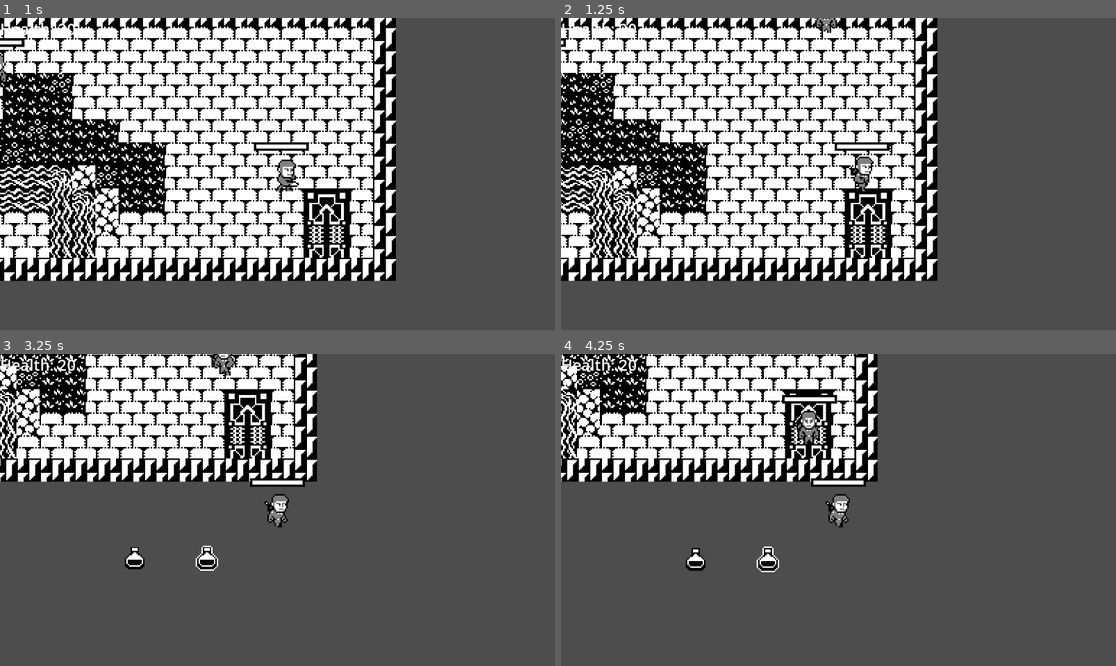
Above: before the commit, frames 1-4 (two rows, left to right).
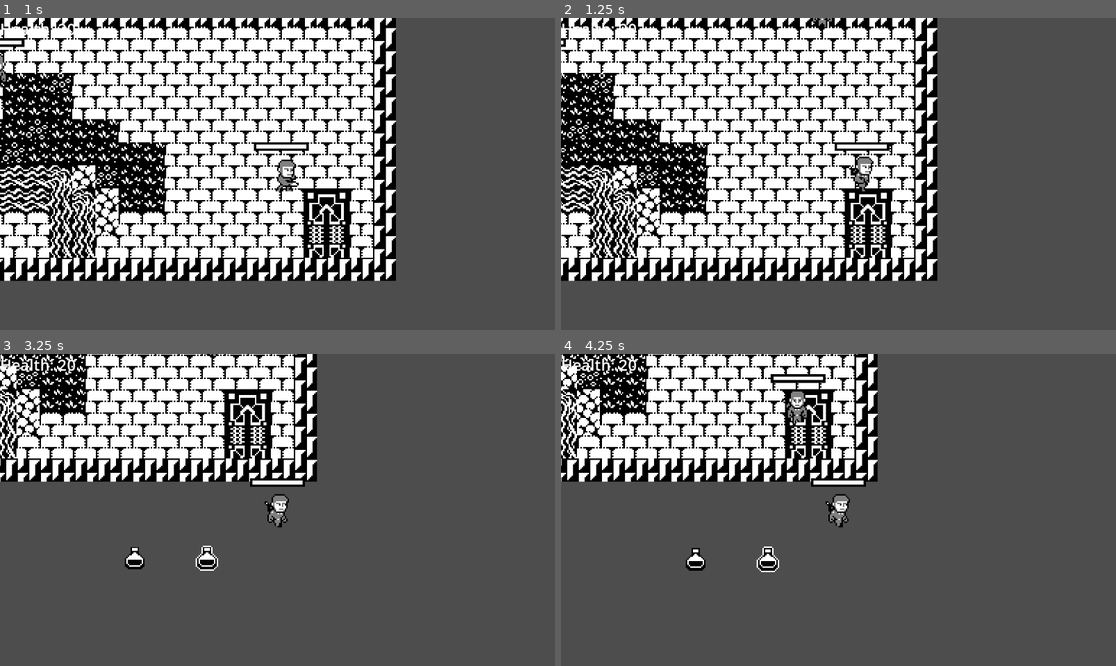
Above: after the commit, the same moments.

Repository: Lunoro/questpresso-2025
Game: Godot game, scene res://Scenes/Scene-1.tscn
Same seed, same stepped clock (60 frames per second), same inputs: the game is played once before the commit and once after it.
Inputs (mouse positions are in pixels of both pictures, inside the frame that each line leads up to):
- Up to frame 1 (1 s): tap Enter (ui_accept) at 0.5, 0.77 s; move the mouse to (399, 158) at 0.52 s; hold D (right) from 0.53 s (still down); click (399, 158) at 0.6 s
- Up to frame 2 (1.25 s): keep holding D (right)
- Up to frame 3 (3.25 s): move the mouse to (166, 525) at 1.27 s; release D (right) at 1.28 s; hold S (down) 1.28-2.03 s; click (166, 525) at 1.35 s; tap Enter (ui_accept) at 1.52, 3.02 s; move the mouse to (333, 441) at 2.02 s; hold D (right) 2.03-2.78 s; tap E (interact) at 2.1 s; click (333, 441) at 2.3 s; move the mouse to (249, 572) at 2.77 s; hold W (up) from 2.78 s (still down); click (249, 572) at 2.85 s
- Up to frame 4 (4.25 s): move the mouse to (1005, 556) at 3.52 s; release W (up) at 3.53 s; hold A (left) from 3.53 s (still down); click (1005, 556) at 3.6 s; tap Enter (ui_accept) at 3.77 s

Frame 1 is identical in both runs. In frame 2, 0.1% of the frame differs, in the area x 45-50%, y 0-5%; in frame 3, 0.2%; in frame 4, 0.9%, in the area x 37-50%, y 6-29%.

Commit message:
ich sehe langsam nicht mehr durch. Hab Boss leicht angepasst, so dass es mit meinem vorherigen commit funktioniert

Diff:
--- a/Entities/Boss/boss.gd
+++ b/Entities/Boss/boss.gd
@@ -19,6 +19,7 @@
 	armor = 1
 	attack_cooldown_node = $attack_cooldown
 	AnimatedSprite = $AnimatedSprite2D
+	collision_shape_diameter = 35
 
 	await $AnimatedSprite2D.animation_finished
 	fight()
@@ -36,6 +37,9 @@
 		shuriken_circle_attack()
 		#attack(0, 0, 0)
 		#summon_enemy_attack()
+	if collide:
+		for i in in_collision_area:
+			no_clipping_collisionShape2D(i, self, true)
 
 func fight():
 	if ((health / max_health) < 0.5):
@@ -136,3 +140,16 @@
 
 func _on_entrance_timeout() -> void:
 	spawn()
+
+func _on_boss_marker_area_entered(area: Area2D) -> void:
+	if  (area.name.contains("enemy_marker") || area.name.contains("player_marker") ) && in_collision_area.find(area.get_parent()) == -1: # && area.get_parent().name == "enemy":
+		#print("Nun ist es also soweit..." + str(area.get_parent()) + "    sagte: " + str(self))
+		in_collision_area.append(area.get_parent())
+		#no_clipping_collisionShape2D(area.get_parent(), self )
+		collide = true
+
+func _on_boss_marker_area_exited(area: Area2D) -> void:
+	if (area.name.contains("enemy_marker") || area.name.contains("player_marker") ) && in_collision_area.find(area.get_parent()) != -1:
+		in_collision_area.erase(area.get_parent())
+	if in_collision_area.is_empty():
+		collide = false
--- a/Entities/Boss/boss.tscn
+++ b/Entities/Boss/boss.tscn
@@ -246,85 +246,85 @@
 "speed": 5.0
 }]
 
+[sub_resource type="CapsuleShape2D" id="CapsuleShape2D_y4shp"]
+radius = 11.998522
+height = 43.994576
+
+[sub_resource type="ShaderMaterial" id="ShaderMaterial_nkxek"]
+shader = ExtResource("2_ssfxk")
+
+[sub_resource type="AtlasTexture" id="AtlasTexture_7tu1h"]
+atlas = ExtResource("1_kofeu")
+region = Rect2(145, 231, 62, 38)
+
+[sub_resource type="AtlasTexture" id="AtlasTexture_tqm4t"]
+atlas = ExtResource("1_kofeu")
+region = Rect2(207, 231, 62, 38)
+
+[sub_resource type="AtlasTexture" id="AtlasTexture_su617"]
+atlas = ExtResource("1_kofeu")
+region = Rect2(269, 231, 62, 38)
+
+[sub_resource type="AtlasTexture" id="AtlasTexture_d5f6e"]
+atlas = ExtResource("1_kofeu")
+region = Rect2(21, 79, 62, 38)
+
+[sub_resource type="AtlasTexture" id="AtlasTexture_hxl2v"]
+atlas = ExtResource("1_kofeu")
+region = Rect2(83, 79, 62, 38)
+
+[sub_resource type="AtlasTexture" id="AtlasTexture_c5clk"]
+atlas = ExtResource("1_kofeu")
+region = Rect2(145, 79, 62, 38)
+
+[sub_resource type="AtlasTexture" id="AtlasTexture_xlvvx"]
+atlas = ExtResource("1_kofeu")
+region = Rect2(207, 79, 62, 38)
+
+[sub_resource type="AtlasTexture" id="AtlasTexture_hsh2v"]
+atlas = ExtResource("1_kofeu")
+region = Rect2(269, 79, 62, 38)
+
+[sub_resource type="SpriteFrames" id="SpriteFrames_7tu1h"]
+animations = [{
+"frames": [{
+"duration": 1.0,
+"texture": SubResource("AtlasTexture_7tu1h")
+}, {
+"duration": 1.0,
+"texture": SubResource("AtlasTexture_tqm4t")
+}, {
+"duration": 1.0,
+"texture": SubResource("AtlasTexture_su617")
+}],
+"loop": false,
+"name": &"default",
+"speed": 5.0
+}, {
+"frames": [{
+"duration": 1.0,
+"texture": SubResource("AtlasTexture_d5f6e")
+}, {
+"duration": 1.0,
+"texture": SubResource("AtlasTexture_hxl2v")
+}, {
+"duration": 1.0,
+"texture": SubResource("AtlasTexture_c5clk")
+}, {
+"duration": 1.0,
+"texture": SubResource("AtlasTexture_xlvvx")
+}, {
+"duration": 1.0,
+"texture": SubResource("AtlasTexture_hsh2v")
+}],
+"loop": false,
+"name": &"summon",
+"speed": 5.0
+}]
+
 [sub_resource type="CapsuleShape2D" id="CapsuleShape2D_np8sd"]
 radius = 18.0
 height = 36.0
-
-[sub_resource type="CapsuleShape2D" id="CapsuleShape2D_y4shp"]
-radius = 11.998522
-height = 43.994576
-
-[sub_resource type="ShaderMaterial" id="ShaderMaterial_nkxek"]
-shader = ExtResource("2_ssfxk")
-
-[sub_resource type="AtlasTexture" id="AtlasTexture_7tu1h"]
-atlas = ExtResource("1_kofeu")
-region = Rect2(145, 231, 62, 38)
-
-[sub_resource type="AtlasTexture" id="AtlasTexture_tqm4t"]
-atlas = ExtResource("1_kofeu")
-region = Rect2(207, 231, 62, 38)
-
-[sub_resource type="AtlasTexture" id="AtlasTexture_su617"]
-atlas = ExtResource("1_kofeu")
-region = Rect2(269, 231, 62, 38)
-
-[sub_resource type="AtlasTexture" id="AtlasTexture_d5f6e"]
-atlas = ExtResource("1_kofeu")
-region = Rect2(21, 79, 62, 38)
-
-[sub_resource type="AtlasTexture" id="AtlasTexture_hxl2v"]
-atlas = ExtResource("1_kofeu")
-region = Rect2(83, 79, 62, 38)
-
-[sub_resource type="AtlasTexture" id="AtlasTexture_c5clk"]
-atlas = ExtResource("1_kofeu")
-region = Rect2(145, 79, 62, 38)
-
-[sub_resource type="AtlasTexture" id="AtlasTexture_xlvvx"]
-atlas = ExtResource("1_kofeu")
-region = Rect2(207, 79, 62, 38)
-
-[sub_resource type="AtlasTexture" id="AtlasTexture_hsh2v"]
-atlas = ExtResource("1_kofeu")
-region = Rect2(269, 79, 62, 38)
-
-[sub_resource type="SpriteFrames" id="SpriteFrames_7tu1h"]
-animations = [{
-"frames": [{
-"duration": 1.0,
-"texture": SubResource("AtlasTexture_7tu1h")
-}, {
-"duration": 1.0,
-"texture": SubResource("AtlasTexture_tqm4t")
-}, {
-"duration": 1.0,
-"texture": SubResource("AtlasTexture_su617")
-}],
-"loop": false,
-"name": &"default",
-"speed": 5.0
-}, {
-"frames": [{
-"duration": 1.0,
-"texture": SubResource("AtlasTexture_d5f6e")
-}, {
-"duration": 1.0,
-"texture": SubResource("AtlasTexture_hxl2v")
-}, {
-"duration": 1.0,
-"texture": SubResource("AtlasTexture_c5clk")
-}, {
-"duration": 1.0,
-"texture": SubResource("AtlasTexture_xlvvx")
-}, {
-"duration": 1.0,
-"texture": SubResource("AtlasTexture_hsh2v")
-}],
-"loop": false,
-"name": &"summon",
-"speed": 5.0
-}]
 
 [node name="Boss" type="CharacterBody2D"]
 script = ExtResource("1_y4shp")
@@ -335,10 +335,6 @@
 animation = &"none"
 autoplay = "none"
 
-[node name="CollisionShape2D" type="CollisionShape2D" parent="."]
-position = Vector2(0, -4)
-shape = SubResource("CapsuleShape2D_np8sd")
-
 [node name="Timer" type="Timer" parent="."]
 wait_time = 20.0
 autostart = true
@@ -366,7 +362,15 @@
 wait_time = 3.0
 one_shot = true
 
+[node name="boss_marker" type="Area2D" parent="."]
+
+[node name="marker" type="CollisionShape2D" parent="boss_marker"]
+position = Vector2(0, -4)
+shape = SubResource("CapsuleShape2D_np8sd")
+
 [connection signal="animation_finished" from="AnimatedSprite2D" to="." method="_on_animated_sprite_2d_animation_finished"]
 [connection signal="timeout" from="Timer" to="." method="_on_timer_timeout"]
 [connection signal="timeout" from="attack_cooldown" to="." method="_on_attack_cooldown_timeout"]
 [connection signal="timeout" from="Entrance" to="." method="_on_entrance_timeout"]
+[connection signal="area_entered" from="boss_marker" to="." method="_on_boss_marker_area_entered"]
+[connection signal="area_exited" from="boss_marker" to="." method="_on_boss_marker_area_exited"]
--- a/Entities/Boss/shuriken.tscn
+++ b/Entities/Boss/shuriken.tscn
@@ -1,7 +1,11 @@
-[gd_scene load_steps=7 format=3 uid="uid://c6jdm10dtbisf"]
+[gd_scene load_steps=9 format=3 uid="uid://c6jdm10dtbisf"]
 
 [ext_resource type="Script" uid="uid://cqmoshlvd80vs" path="res://Entities/Boss/shuriken.gd" id="1_c5bur"]
+[ext_resource type="Shader" uid="uid://ca5cscdeu88wa" path="res://Scripts/bw_shader.tres" id="2_2dfoi"]
 [ext_resource type="Texture2D" uid="uid://b7glptuyaapr2" path="res://Assets/boss/Crystal Knight.png" id="2_l0hen"]
+
+[sub_resource type="ShaderMaterial" id="ShaderMaterial_fcxuv"]
+shader = ExtResource("2_2dfoi")
 
 [sub_resource type="AtlasTexture" id="AtlasTexture_rbge0"]
 atlas = ExtResource("2_l0hen")
@@ -32,6 +36,7 @@
 script = ExtResource("1_c5bur")
 
 [node name="AnimatedSprite2D" type="AnimatedSprite2D" parent="."]
+material = SubResource("ShaderMaterial_fcxuv")
 sprite_frames = SubResource("SpriteFrames_mrsg3")
 autoplay = "default"
 frame_progress = 0.3980379
--- a/Objects/collectables.gd
+++ b/Objects/collectables.gd
@@ -30,6 +30,10 @@
 			$Timer_Haste.start(parameter[1])
 			$AnimatedSprite2D.hide()
 
+		#if type == "armor"
+		#if type == "knockback"
+		#if type == "knockback_resistance"
+
 	if type == "heal":
 		$AnimatedSprite2D.play("heal")
 	if type == "speed":
--- a/Scripts/enemy/enemy.gd
+++ b/Scripts/enemy/enemy.gd
@@ -36,10 +36,10 @@
 	find_path()
 	move_extra()
 	if global_position.distance_to(target.global_position) < 40: # if Abfrage nur um Rechenleistung zu sparen -> geht nur wenn, die Collisionshapes es überhaupt zu lassen, dass entities sich sonahe kommen
-		no_clipping_collisionShape2D(target, self)
+		no_clipping_collisionShape2D(target, self, false)
 	if collide:
 		for i in in_collision_area:
-			no_clipping_collisionShape2D(i, self )
+			no_clipping_collisionShape2D(i, self, false)
 	move_and_slide()
 
 func _on_update_path_timeout() -> void:
@@ -117,7 +117,7 @@
 
 func _on_enemy_marker_area_entered(area: Area2D) -> void:
 	if area.name.contains("enemy_marker") && in_collision_area.find(area.get_parent()) == -1: # && area.get_parent().name == "enemy":
-		print("Nun ist es also soweit..." + str(area.get_parent()) + "    sagte: " + str(self))
+		#print("Nun ist es also soweit..." + str(area.get_parent()) + "    sagte: " + str(self))
 		in_collision_area.append(area.get_parent())
 		#no_clipping_collisionShape2D(area.get_parent(), self )
 		collide = true
--- a/Scripts/entities.gd
+++ b/Scripts/entities.gd
@@ -123,14 +123,19 @@
 	is_attacking = false
 	attack_cooldown_node.start(attack_cooldown_base * attack_cooldown_multiplier) #für attack_cooldown sekunden warten
 
-func no_clipping_collisionShape2D(object1 : CharacterBody2D, object2 : CharacterBody2D): #nur Kreise, hat collision shape der entities ersetzt
+#TODO: überarbeiten, velocity vielleicht mit einbeziehen
+func no_clipping_collisionShape2D(object1 : CharacterBody2D, object2 : CharacterBody2D, object2_is_static: bool): #nur Kreise, hat collision shape der entities ersetzt; object2_is_static: wenn war, wird nur object1 zurückgepusht
 	var pos1 : Vector2 = object1.position
 	var pos2 : Vector2 = object2.position
-	var min_distance : float = 0.5*(object1.collision_shape_diameter + object2.collision_shape_diameter) + 1 #0.1 als kleine Lücke
-	print(pos1.distance_to(pos2))
+	var min_distance : float = 0.5*(object1.collision_shape_diameter + object2.collision_shape_diameter)  #0.1 als kleine Lücke
+	#print(pos1.distance_to(pos2))
 	if pos1.distance_to(pos2) < min_distance:
 		var difference : float = min_distance - pos1.distance_to(pos2)
 		var shift : Vector2 = 0.5 * difference * (pos1 - pos2).normalized()
-		object1.position += shift
-		object2.position -= shift
+
+		if object2_is_static:
+			object1.position += shift
+		else:
+			object1.position += shift
+			object2.position -= shift
 		#print(str(Time.get_ticks_usec()) + ": Test    " + str(pos1.distance_to(pos2)))
--- a/Scripts/player/player.gd
+++ b/Scripts/player/player.gd
@@ -7,7 +7,7 @@
 	speed_base = 125
 	max_health = 20
 	health = 20
-	armor = 0
+	armor = 3
 	attack_cooldown_node = $attack_cooldown #setzt Timer node, bei enemy und player grad gleich benannt, bei Problemen umbenennen
 	attack_cooldown_base = 1
 	knockback_base = 100
Not shown: 1 places in Entities/Enemy.tscn that only renumber resources
